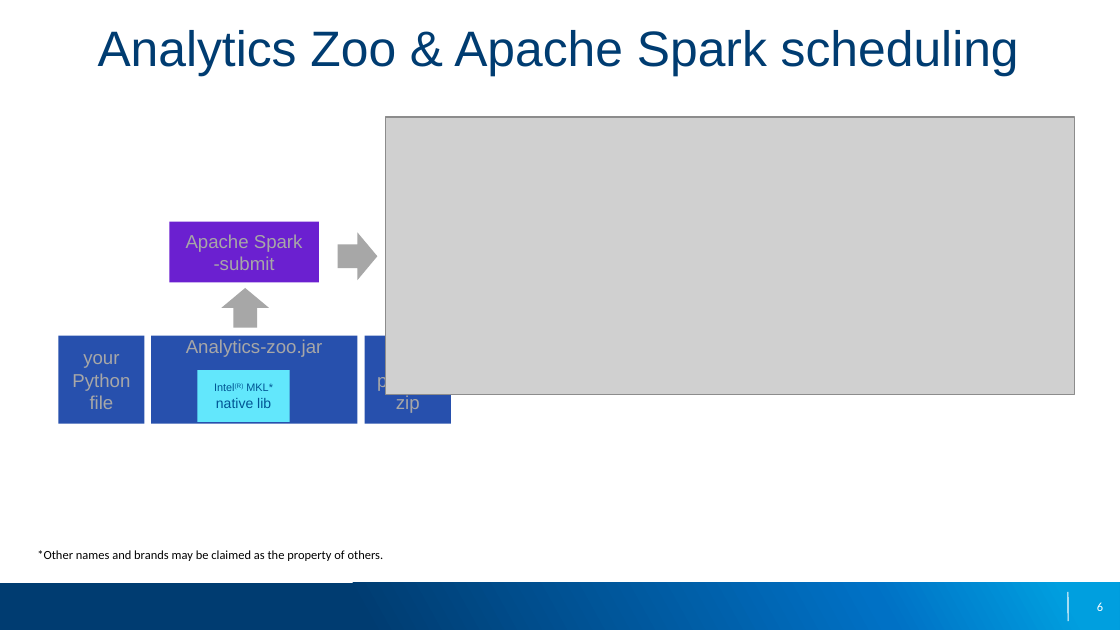
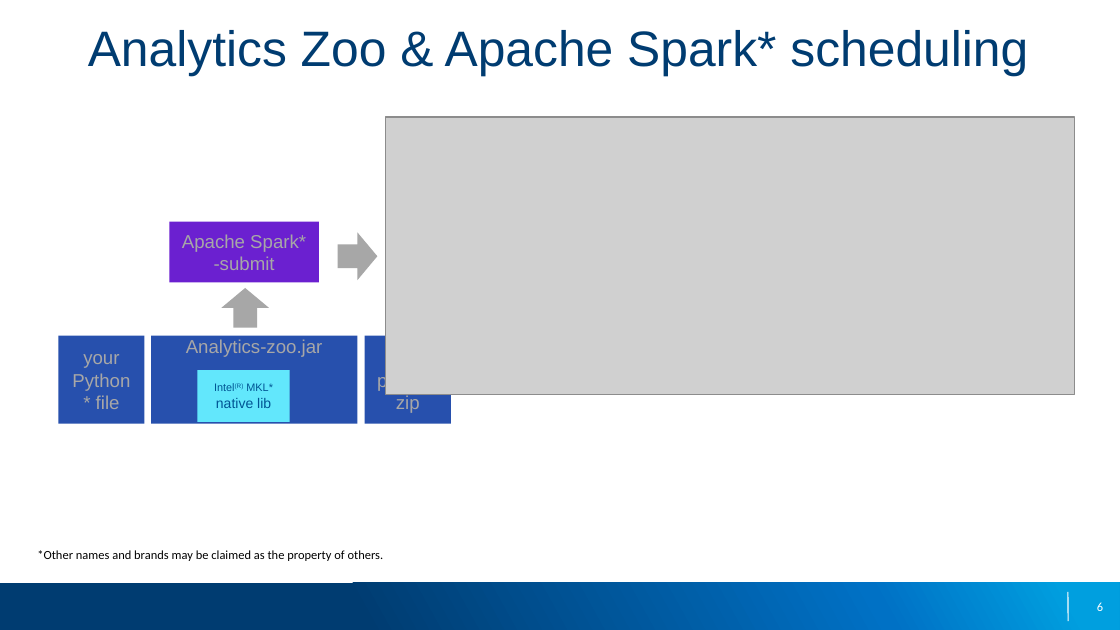
Before and after one commit to elephantscale/intel-analytics-zoo-tutorials, a slide deck: slide 6 of slides/1-Analytics-Zoo-Overview.pptx. Drawn at 1120x630 pixels with LibreOffice and Linux fonts; fonts in the diff are those of the drawing; grey boxes stand for pictures; background and template pictures are left out. Boxes give left, top, right and bottom in pixels: in the first picture for what was removed or moved away, otherwise in the second. Text is boxed around its words. In the diff, an @@ line names an element or a change of style, - is before the commit and + after.

```diff
--- a/slides/1-Analytics-Zoo-Overview.pptx
+++ b/slides/1-Analytics-Zoo-Overview.pptx
@@ title at <box>88,30,1028,76</box>: text changed @@
-Analytics Zoo & Apache Spark scheduling
+Analytics Zoo & Apache Spark* scheduling
@@ text in rectangle at <box>182,234,306,252</box>: text changed @@
-Apache Spark
+Apache Spark*
@@ text in rectangle at <box>72,354,130,409</box>: text changed @@
-your Python file
+your Python* file
```
Also in this commit, not shown: 13 other slides changed.
